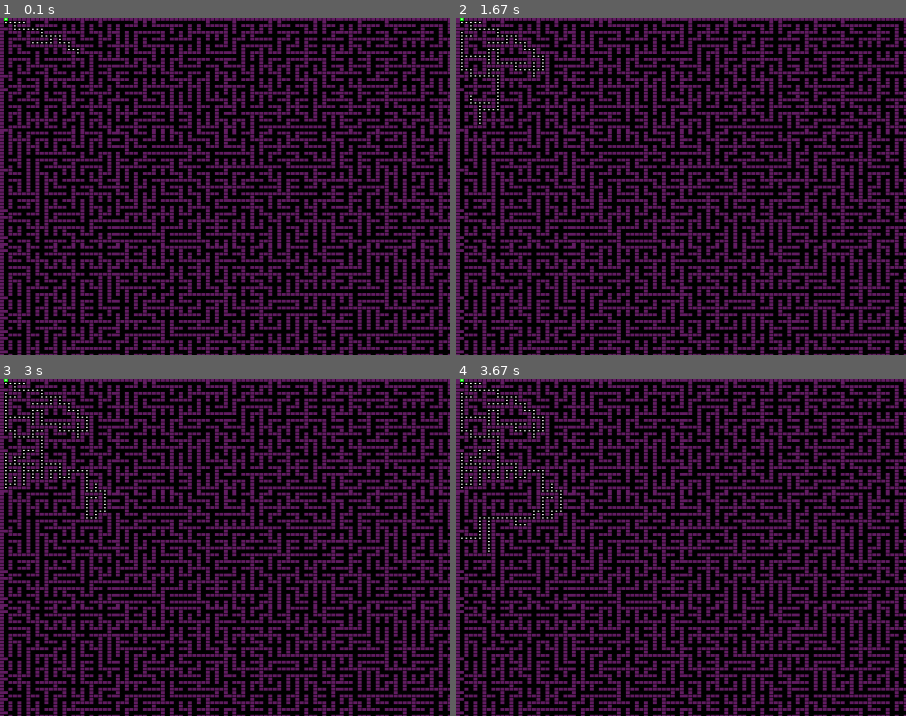
Above: before the commit, frames 1-4 (two rows, left to right).
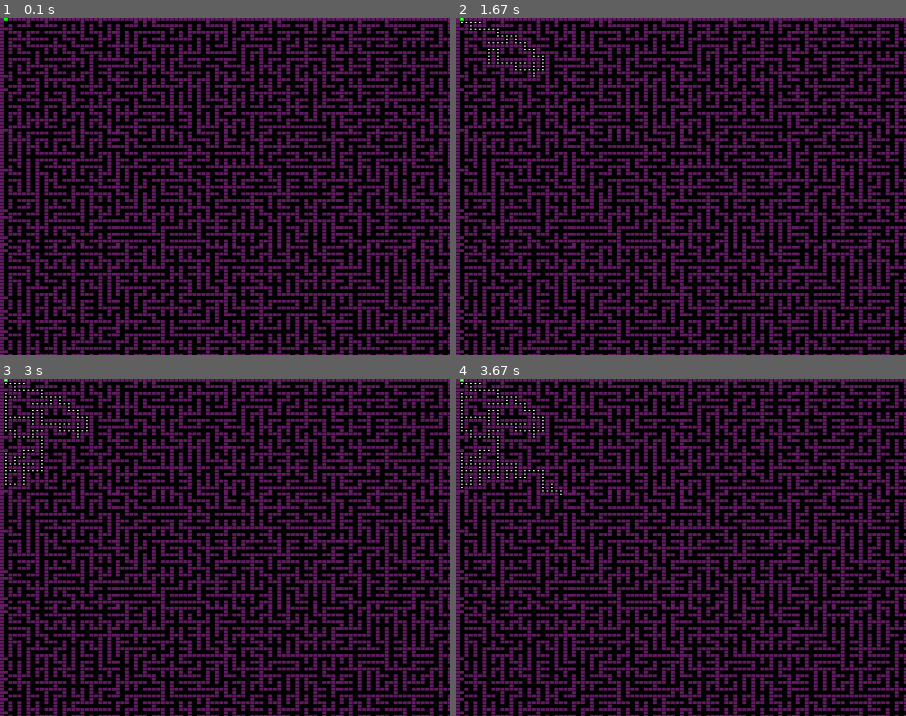
Above: after the commit, the same moments.

Repository: marianodominguez/pythonLab
Game: pygame game, started from maze/testMaze.py
Two runs of this game, one before a commit and one after it. Both use one fixed random seed, a clock stepped at 60 frames per second and the inputs below.
Inputs:
- Up to frame 1 (0.1 s): no input
- Up to frame 2 (1.67 s): no input
- Up to frame 3 (3 s): no input
- Up to frame 4 (3.67 s): no input
The pictures show only the part of the screen within x 0-50%, y 0-50%; the shares and areas given below are measured in that part.

The runs differ from the first frame. In frame 1, less than 0.1% of the frame differs, in the area x 1-18%, y 0-11%; in frame 2, 0.2%, in the area x 1-10%, y 4-32%; in frame 3, 0.2%; in frame 4, 0.2%.

Commit message:
reduce sleep

Diff:
--- a/maze/testMaze.py
+++ b/maze/testMaze.py
@@ -8,6 +8,7 @@
 m = Maze()
 m.setMaze(maze_map)
 m.display()
+sleep(1)
 
 path= m.solve_dfs()
 m.display_path(path, 'white')
